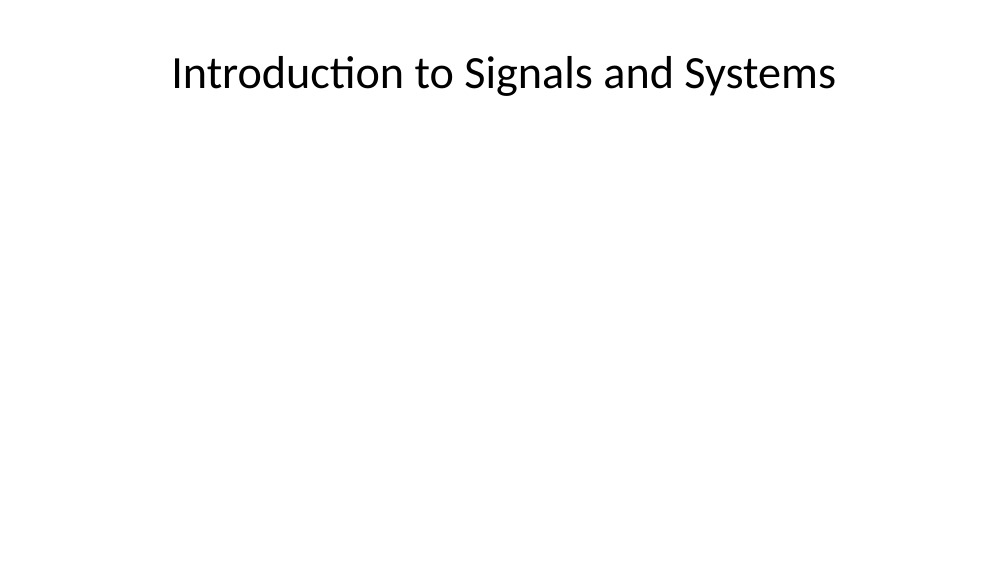
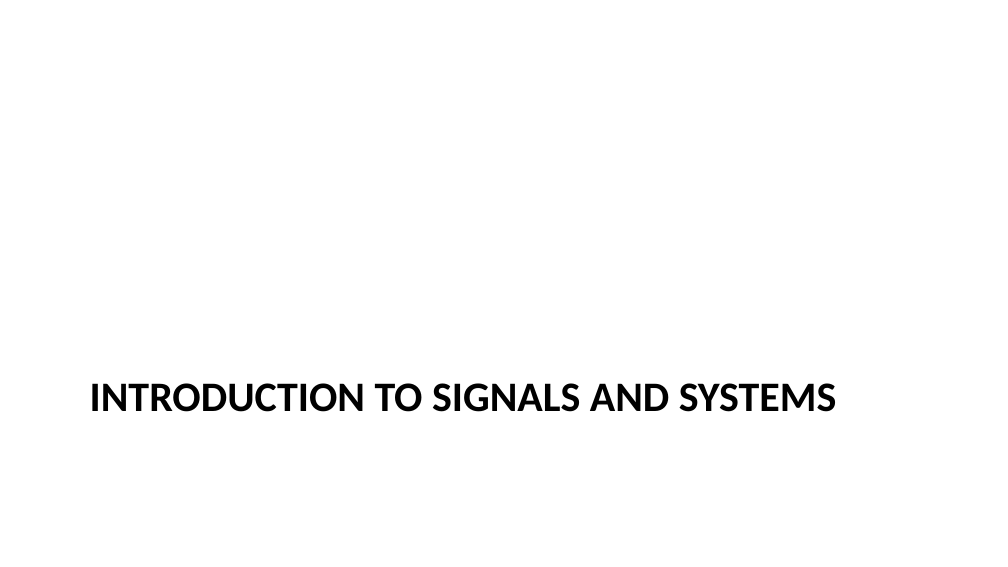
Before and after one commit to spakcjl/IntroductionToMedicalPhysics, a slide deck: slide 2 of presentation.pptx. Drawn at 1008x567 pixels with LibreOffice and Linux fonts; fonts in the diff are those of the drawing. Boxes give left, top, right and bottom in pixels: in the first picture for what was removed or moved away, otherwise in the second. Text is boxed around its words. In the diff, an @@ line names an element or a change of style, - is before the commit and + after.

```diff
--- a/presentation.pptx
+++ b/presentation.pptx
@@ title "INTRODUCTION TO SIGNALS AND SYSTEMS" at [90,383,836,412]: vertical alignment middle to top @@
@@ title at [90,383,836,412]: text changed; size 33 to 30 pt; bold on @@
-Introduction to Signals and Systems
+INTRODUCTION TO SIGNALS AND SYSTEMS
```
Also in this commit, not shown: 8 other slides changed, 61 slides added, 16 slides removed, 1 other file.
